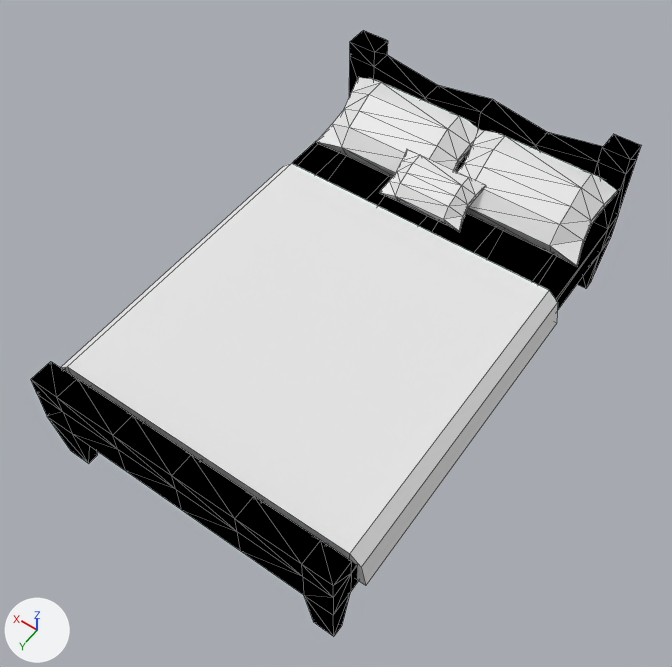
The Blender file Blender files/Beddddd.blend as it was, and as the next commit left it.
One viewpoint serves both versions: a 50 mm lens placed at (-6.86, 10.27, 16.53), pointed at (-0.07, 0.77, 1.59). The lights are fixed; the arrows at lower left show +X, +Y and +Z. Mesh edges are drawn as thin lines.

Before the edit, the objects in view are built like this:
```python
ob_blanket = bpy.data.objects.new('Blanket', me_cube_005)
ob_blanket.location = (0.0, 1.34, 2.24)
ob_blanket.scale = (-3.59, 3.48, -0.106)
ob_frame = bpy.data.objects.new('Frame', me_cube_004)
ob_frame.location = (0.0, 0.17, 1.73)
ob_frame.scale = (3.4, 5.34, 0.377)
ob_pillow = bpy.data.objects.new('Pillow', me_cube_001)
ob_pillow.location = (1.5, -3.78, 3.04)
ob_pillow.rotation_euler = (1.088, 0.0, 0.0)  # degrees (62, 0, 0)
ob_pillow.scale = (1.42, 0.557, 0.881)
ob_pillow_001 = bpy.data.objects.new('Pillow.001', me_cube_002)
ob_pillow_001.location = (-1.69, -3.78, 3.04)
ob_pillow_001.rotation_euler = (1.088, 0.0, 0.0)  # degrees (62, 0, 0)
ob_pillow_001.scale = (1.42, 0.557, 0.881)
ob_pillow_002 = bpy.data.objects.new('Pillow.002', me_cube_003)
ob_pillow_002.location = (0.03, -2.81, 2.9)
ob_pillow_002.rotation_euler = (1.088, 0.0, 0.0)  # degrees (62, 0, 0)
ob_pillow_002.scale = (0.833, 0.379, 0.526)
```
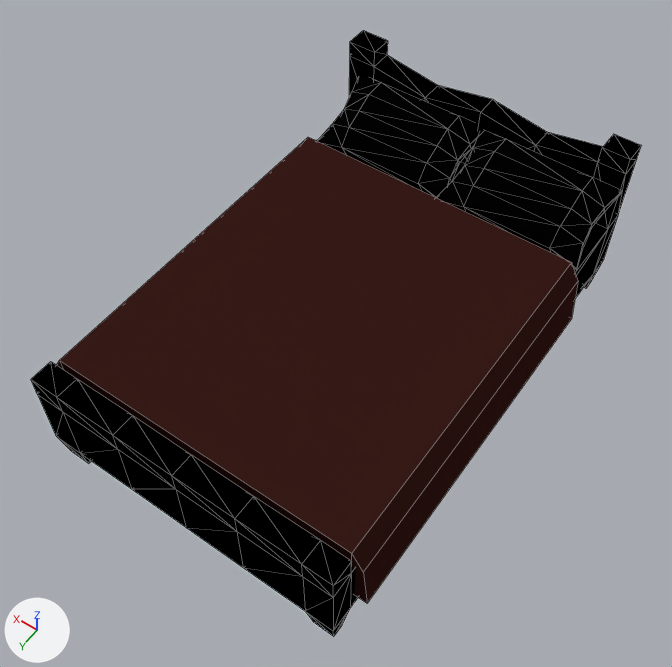
Scene script edits in JSON lines:
```json
{"op": "add", "block": "img_pillow", "code": ["img_pillow = load_image('Pillow', '_unpacked/Pillow', 128, 128, 'sRGB')"]}
{"op": "set", "path": "mat_material_002.base_color", "old": "(0.8, 0.8, 0.8)", "new": "(0.0373, 0.0106, 0.00855)", "note": "white #e7e7e7 -> dark red #361a17"}
{"op": "add", "block": "mat_material_003", "code": ["mat_material_003 = principled_material('Material.003')", "mat_material_003.texture = img_pillow", "mat_material_003.roughness = 1.0", "mat_material_003.specular_ior_level = 0.0276"]}
{"block": "me_cube_001", "where": "me_cube_001.from_pydata(...)  # 40 vertices, 76 faces; spans x -1.21..1.21, y -1.35..0.18, z -1.09..1.07"}
{"op": "add", "block": "me_cube_001", "code": "me_cube_001.materials.append(mat_material_003)  # picture img_pillow"}
{"block": "me_cube_002", "where": "me_cube_002.from_pydata(...)  # 40 vertices, 76 faces; spans x -1.21..1.21, y -1.35..0.18, z -1.09..1.07"}
{"op": "add", "block": "me_cube_002", "code": "me_cube_002.materials.append(mat_material_003)  # picture img_pillow"}
{"block": "me_cube_004", "where": "me_cube_004.from_pydata(...)  # 108 vertices, 212 faces; spans x -1.0..1.0, y -1.0..1.0, z -4.69..6.18"}
{"block": "me_cube_004", "where": "# used by ob_frame; location = (0.0, 0.17, 1.73); scale = (3.4, 5.34, 0.377)"}
{"block": "me_cube_004", "change": "me_cube_004 part 1: all 28 vertices in x -1.0..1.0, y -1.0..1.0, z -1.0 are moved by (0.0, 0.0, -1.92)"}
{"op": "set", "path": "ob_pillow_001.location", "old": "(-1.69, -3.78, 3.04)", "new": "(-1.74, -3.72, 3.04)"}
{"op": "set", "path": "ob_pillow_001.rotation_euler", "old": "(1.088, 0.0, 0.0)", "new": "(1.124, -0.00253, -0.0068)", "note": "degrees (62, 0, 0) -> degrees (64, -0.1, -0.4)"}
{"op": "remove", "block": "ob_pillow_002", "code": ["ob_pillow_002 = bpy.data.objects.new('Pillow.002', me_cube_003)", "ob_pillow_002.location = (0.03, -2.81, 2.9)", "ob_pillow_002.rotation_euler = (1.088, 0.0, 0.0)  # degrees (62, 0, 0)", "ob_pillow_002.scale = (0.833, 0.379, 0.526)"]}
{"op": "set", "path": "ob_blanket.location", "old": "(0.0, 1.34, 2.24)", "new": "(0.0, 1.0, 2.36)"}
{"op": "set", "path": "ob_blanket.scale", "old": "(-3.59, 3.48, -0.106)", "new": "(-3.67, 3.88, -0.203)"}
```

Where the change shows, as pixel boxes (x1, y1, x2, y2) in the pictures (672 x 667 px; the box of a moved part takes in the faces that stretch with it):
```json
{"object": "Blanket", "change": "recoloured, moved, rescaled", "before": [61, 163, 558, 586], "after": [57, 137, 578, 603], "on screen": "10% taller"}
{"object": "Pillow.001", "change": "recoloured, moved, turned", "before": [458, 130, 617, 267], "after": [436, 131, 622, 270], "on screen": "white to black"}
{"object": "Pillow", "change": "recoloured", "before": [316, 77, 482, 197], "after": [316, 77, 482, 197], "on screen": "white to black"}
{"object": "Pillow.002", "change": "deleted", "before": [379, 149, 486, 232]}
{"part": 1, "of": "me_cube_004", "change": "moved or reshaped", "before": [37, 216, 618, 637], "after": [37, 216, 618, 637]}
```
